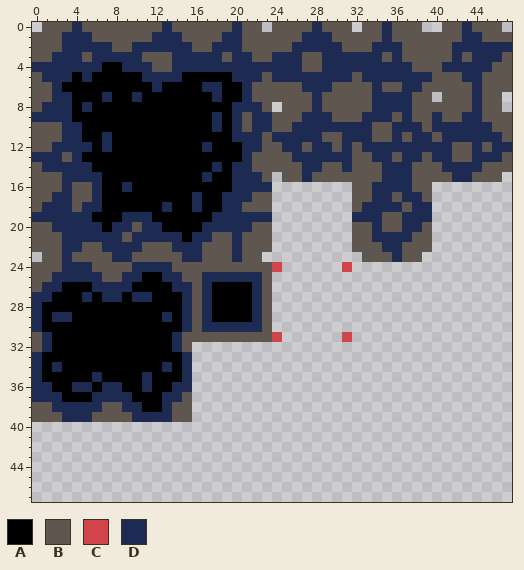
A pixel-art sprite gets an edit: Assets/Tiles/Rocks.png. The picture above is the old version.
The file is 48x48 pixels.
Palette (. is transparent): A #000000  B #5f574f  C #d0444a  D #1d2b53
Pixels before, first column x 0:
 0 .BBBDBBBBBBBBDBBBBBBDBB.BBBBDBBB.BBDBBB..BBDBBB.
 1 BBBDDDBBBBBBDDDBBBBDDBBBBBBDDDBBBBBDBBBBBBBDDBBB
 2 BBBDDDDDBBDDDDDDBBDDDBBBBBDDDDDBBBDDDBBBBBDDDDDD
 3 BBDDDBDDDDDBBBDDDDDBDDBBDDDBBDDDDDDBDBBBBBDBDDDB
 4 DDDDDDDAADDDBBDDDDDDDDDDDDDBBDDDDDDDDDBBBDDDDDBB
 5 BDDDADAAAAADDDDAAAAADDDBDDDDDDDDBDDDDDDDBBBDDBBB
 6 BBDAAAAAAAAADAAAADDAADBBBBBDDDBBBBDBBDDBBBBBDBBB
 7 BBDDAAADAADAAAAAAADAADBBBBBBDBBBBBDDDDBB.BBBDBB.
 8 BDDDADAAAAAAAAAAAAAADDDB.BBBDBBBBBDDDDBBBBBBDBB.
 9 DDDDAAAAAAAAAAAAAADADBDDBBBDDDBBBDDDBDBBDBBDDBBB
10 BBBDDAAAAAAAAAAAAADADBDDBBDDDDDDDDBBDDDBDDDDDDBB
11 BBBDDAADAAAAAAAAAAAADDDBDDDDDBBDDDBBDBDDBDDDDDDB
12 BBDDDDADAAAAAAAAADAAADDBBDDBDDBDBDDDDDDDDDBBDBDD
13 DDDBDAAAAAAAAAAAAAAAADBBBBDDDDDDBBDDBDDBDDBBDDDB
14 BDDDDDAAAAAAAAAAAADADDBBBBBDDBBDBBBDDDBBBDDDDBBB
15 BBBDDDDAAAAAAAAAADAADDDB.BBDBBBBBBBDDDBBBBDDBBB.
16 BBBDBBDAADAAAAAAAAAADDDD........BBDDDDBB........
17 BBDDBBDAAAAAAAAADAADDDBB........BBDDBDDB........
18 BDDDBDDAAAAAADAADAADDBBB........BDDDDBDD........
19 DDDDDDAAADDDAAAAAADDDDDD........DDDBBDDD........
20 BBDDDDDADDBDDAAAADDDDDBB........BBDBBDDB........
21 BBBDDDDDDBDDDDDADDBBDBBB........BBDDDDBB........
22 BBBDDBBDDDDBBBDDDBBBDBBB........BBBDDBBB........
23 .BBDBBBBDDBBBBBDDBBBDBB..........BBBDBB.........
24 BBBDDDBBBBDDDDBBBBBBBBBBC......C................
25 BBDDDDDBBDDAADDBBDDDDDDB........................
26 BDDAAADDDDAAAADDBDAAAADB........................
27 DDAAADADDADDAAADBDAAAADB........................
28 DAAAAAAAAAAAAAADBDAAAADB........................
29 DADDAAAAAAAAADADBDAAAADB........................
30 DAAAAAAAAAAAAAADBDDDDDDB........................
31 BDAAAAAAAAAAAADBBBBBBBBBC......C................
32 BDAAAAAAAAAAAADB................................
33 DAAAAAAAAAAAAAAD................................
34 DADAAAAAAAAAADAD................................
35 DAAAAADAAAADAAAD................................
36 DDAADDADDAADAADD................................
37 DDDAAADDDDAAADDB................................
38 BBDDDDDBBDDAADBB................................
39 BBBDDDBBBBDDDDBB................................
Once edited:
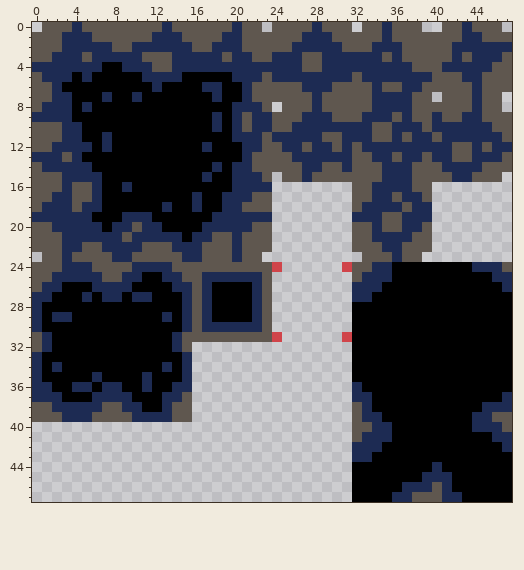
The edit:
{"y":24,"x":32,"old":"................","new":"BBDDAAAAAAAADDDB"}
{"y":25,"x":32,"old":"................","new":"BDDDAAAAAAAAAADD"}
{"y":26,"x":32,"old":"................","new":"DDDAAAAAAAAAAAAD"}
{"y":27,"x":32,"old":"................","new":"DDAAAAAAAAAAAAAA"}
{"y":28,"x":32,"old":"................","new":"AAAAAAAAAAAAAAAA"}
{"y":29,"x":32,"old":"................","new":"AAAAAAAAAAAAAAAA"}
{"y":30,"x":32,"old":"................","new":"AAAAAAAAAAAAAAAA"}
{"y":31,"x":32,"old":"................","new":"AAAAAAAAAAAAAAAA"}
{"y":32,"x":32,"old":"................","new":"AAAAAAAAAAAAAAAA"}
{"y":33,"x":32,"old":"................","new":"AAAAAAAAAAAAAAAA"}
{"y":34,"x":32,"old":"................","new":"AAAAAAAAAAAAAAAA"}
{"y":35,"x":32,"old":"................","new":"AAAAAAAAAAAAAAAA"}
{"y":36,"x":32,"old":"................","new":"DAAAAAAAAAAAAAAA"}
{"y":37,"x":32,"old":"................","new":"DDAAAAAAAAAAAAAD"}
{"y":38,"x":32,"old":"................","new":"BDAAAAAAAAAAADDD"}
{"y":39,"x":32,"old":"................","new":"BDDAAAAAAAAADDBB"}
{"y":40,"x":32,"old":"................","new":"BBDDAAAAAAAADDDB"}
{"y":41,"x":32,"old":"................","new":"BDDDAAAAAAAAAADD"}
{"y":42,"x":32,"old":"................","new":"DDDAAAAAAAAAAAAD"}
{"y":43,"x":32,"old":"................","new":"DDAAAAAAAAAAAAAA"}
{"y":44,"x":32,"old":"................","new":"AAAAAAAADAAAAAAA"}
{"y":45,"x":32,"old":"................","new":"AAAAAAADDDAAAAAA"}
{"y":46,"x":32,"old":"................","new":"AAAAADDDBDAAAAAA"}
{"y":47,"x":32,"old":"................","new":"AAAADDBBBDDAAAAA"}
{"label":"added","picture_box":[352,262,512,502]}
